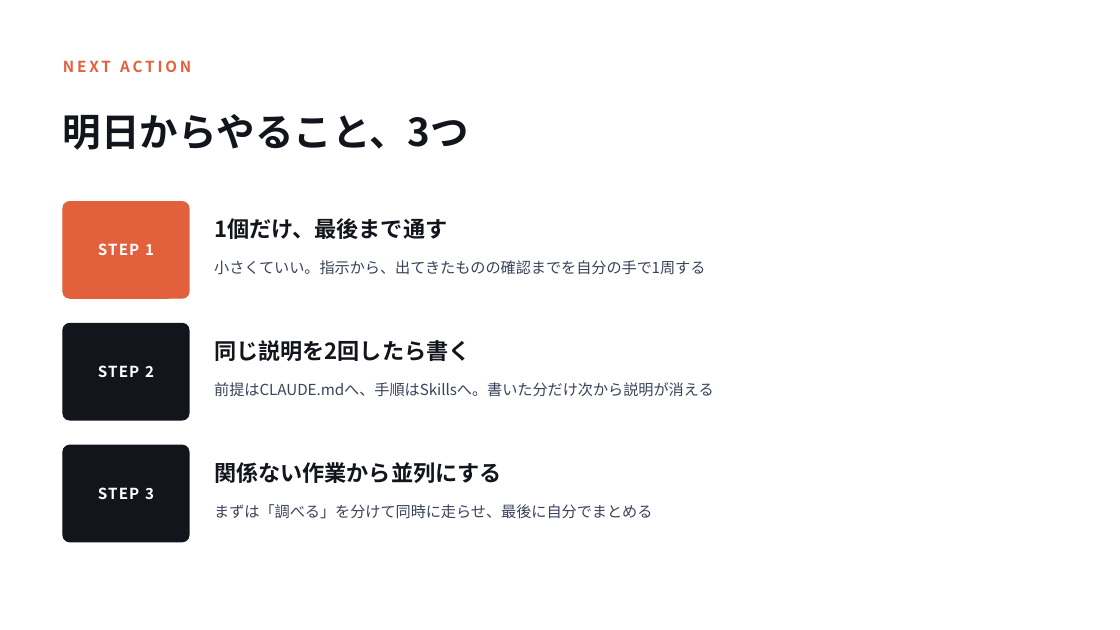
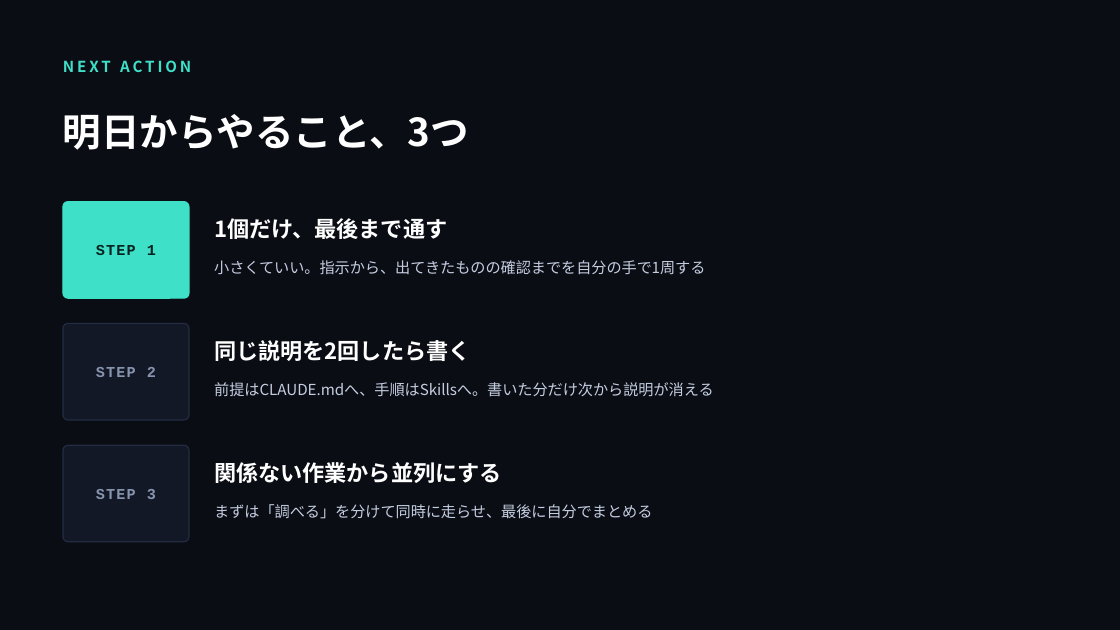
Before and after one commit to takuha/reel-host, a slide deck: slide 11 of docs/claude-code-deck/claude-code-summary.pptx. Drawn at 1120x630 pixels with LibreOffice and Linux fonts; fonts in the diff are those of the drawing. Boxes give left, top, right and bottom in pixels: in the first picture for what was removed or moved away, otherwise in the second. Text is boxed around its words. In the diff, an @@ line names an element or a change of style, - is before the commit and + after.

```diff
--- a/docs/claude-code-deck/claude-code-summary.pptx
+++ b/docs/claude-code-deck/claude-code-summary.pptx
@@ background #FFFFFF to #0A0D14 @@
@@ text "NEXT ACTION" at (x1=63, y1=60, x2=191, y2=72): text colour #E2603C to #3FE0C8 @@
@@ text "STEP 1" at (x1=96, y1=245, x2=156, y2=255): font Noto Sans CJK JP to Courier New, text colour #FFFFFF to #07231F @@
@@ rounded rectangle at (x1=63, y1=202, x2=189, y2=298): fill #E2603C to #3FE0C8; outline #E2603C 1 pt to #3FE0C8 1 pt; proportions changed @@
@@ text "STEP 2" at (x1=96, y1=367, x2=156, y2=377): font Noto Sans CJK JP to Courier New, text colour #FFFFFF to #8794AE @@
@@ rounded rectangle at (x1=63, y1=323, x2=189, y2=420): fill #12151C to #121826; outline #12151C 1 pt to #232C42 1 pt; proportions changed @@
@@ text "STEP 3" at (x1=96, y1=489, x2=156, y2=499): font Noto Sans CJK JP to Courier New, text colour #FFFFFF to #8794AE @@
@@ rounded rectangle at (x1=63, y1=445, x2=189, y2=542): fill #12151C to #121826; outline #12151C 1 pt to #232C42 1 pt; proportions changed @@
@@ text colour #12151C to #FFFFFF in 4 elements at (x1=63, y1=114, x2=469, y2=150), (x1=214, y1=218, x2=447, y2=239), (x1=214, y1=340, x2=470, y2=361), (x1=214, y1=462, x2=502, y2=483) @@
@@ text colour #39435A to #C4CDE0 in 3 elements at (x1=214, y1=260, x2=705, y2=275), (x1=214, y1=382, x2=714, y2=397), (x1=214, y1=504, x2=652, y2=519) @@
```
Also in this commit, not shown: 11 other slides changed, 3 other files.
